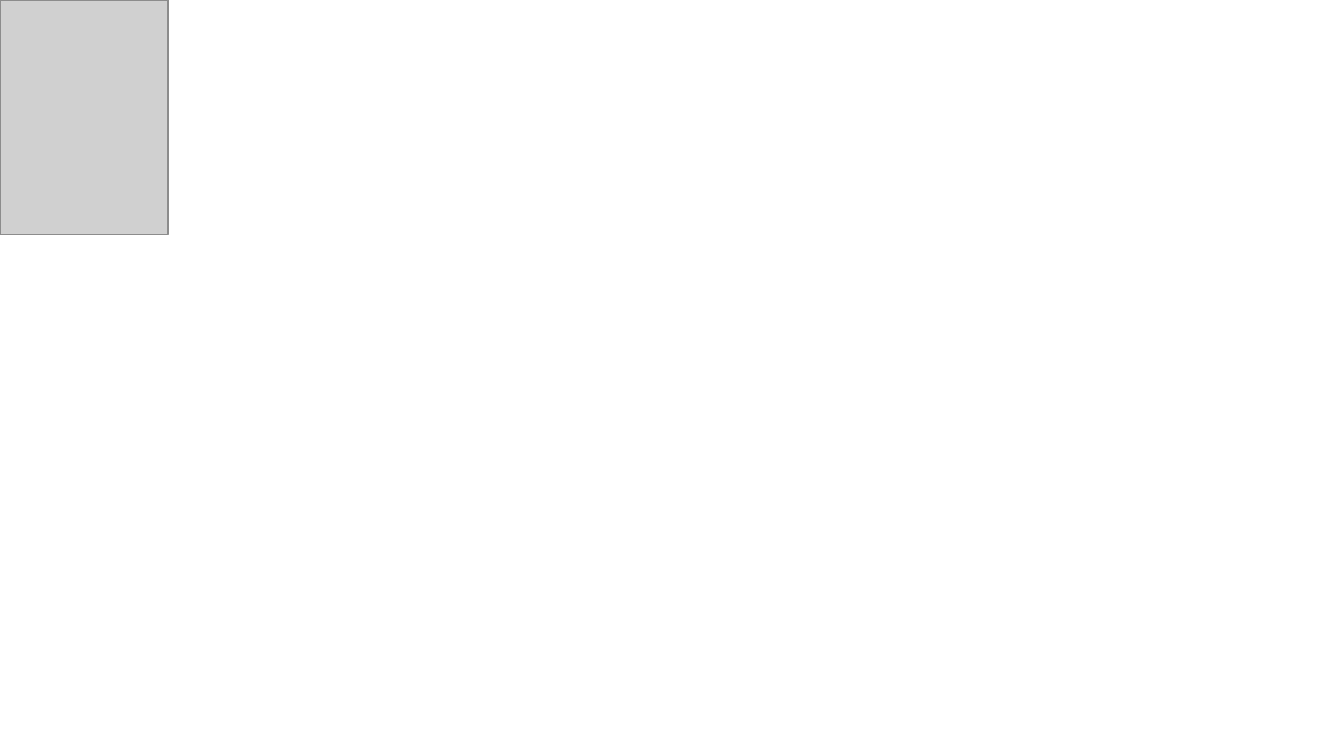
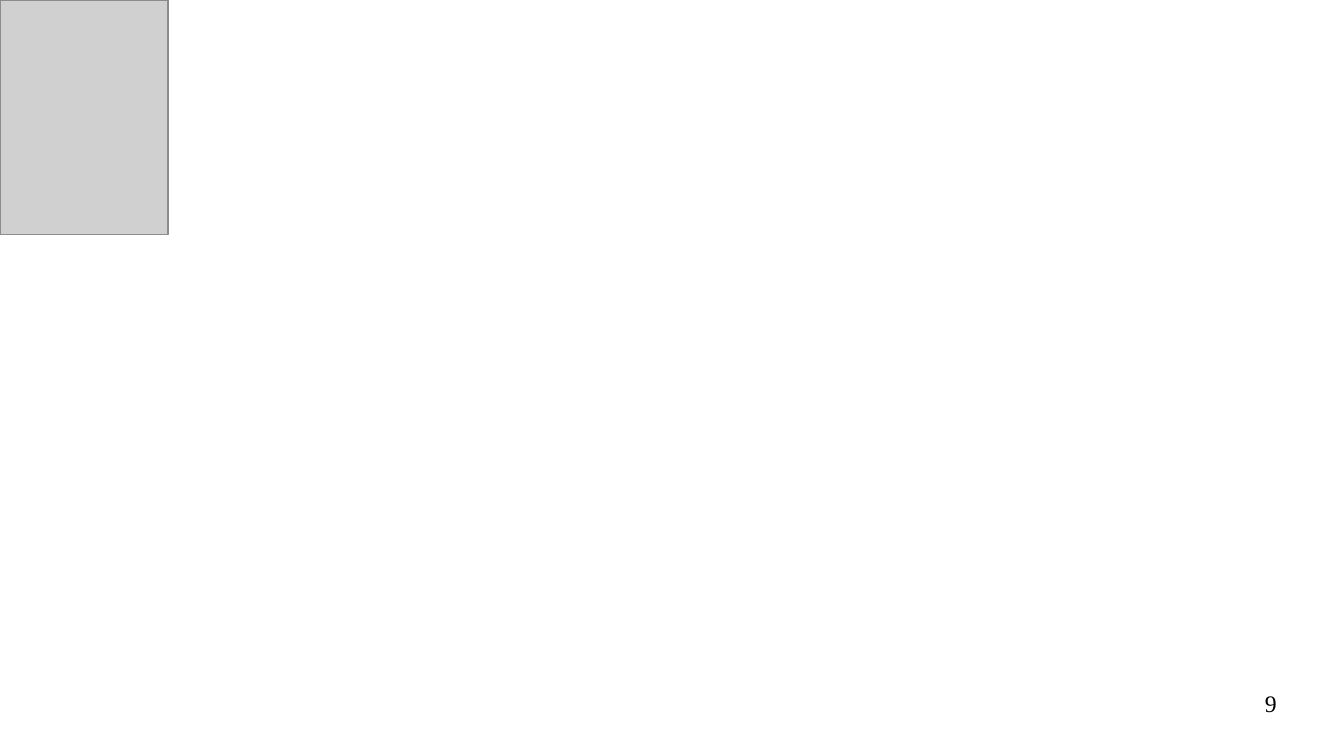
Before and after one commit to jbbaillet85/OCpizzas, a slide deck: slide 9 of documentation/Présentation technique.odp. Drawn at 1344x756 pixels with LibreOffice and Linux fonts; fonts in the diff are those of the drawing; grey boxes stand for pictures; background and template pictures are left out. Boxes give left, top, right and bottom in pixels: in the first picture for what was removed or moved away, otherwise in the second. Text is boxed around its words. In the diff, an @@ line names an element or a change of style, - is before the commit and + after.

```diff
--- a/documentation/Présentation technique.odp
+++ b/documentation/Présentation technique.odp
@@ page number added at bbox=[1265, 696, 1277, 713], 14 pt, text #000000 @@
+9
```
Also in this commit, not shown: 9 other slides changed, 11 other files.
